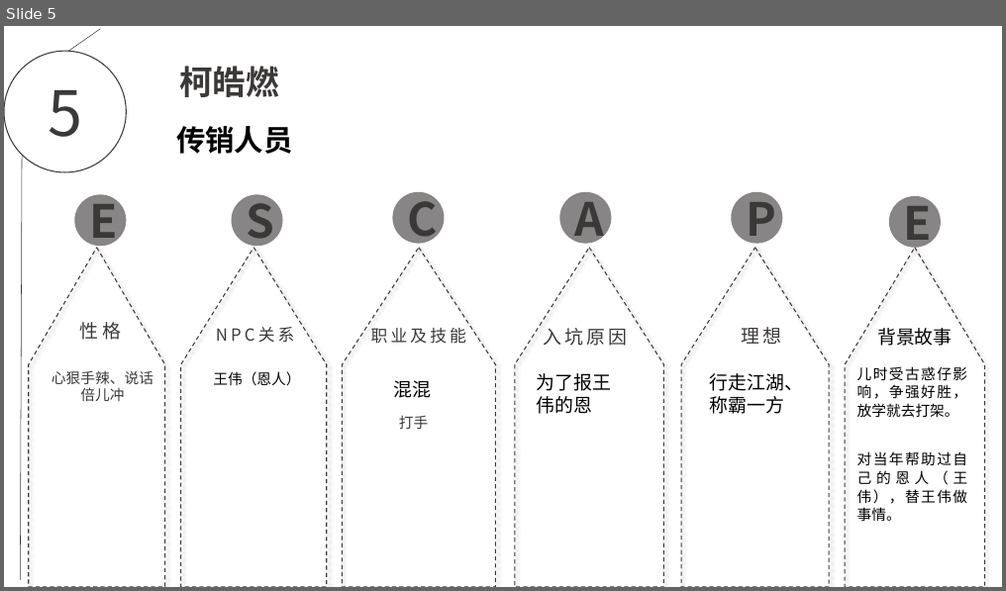
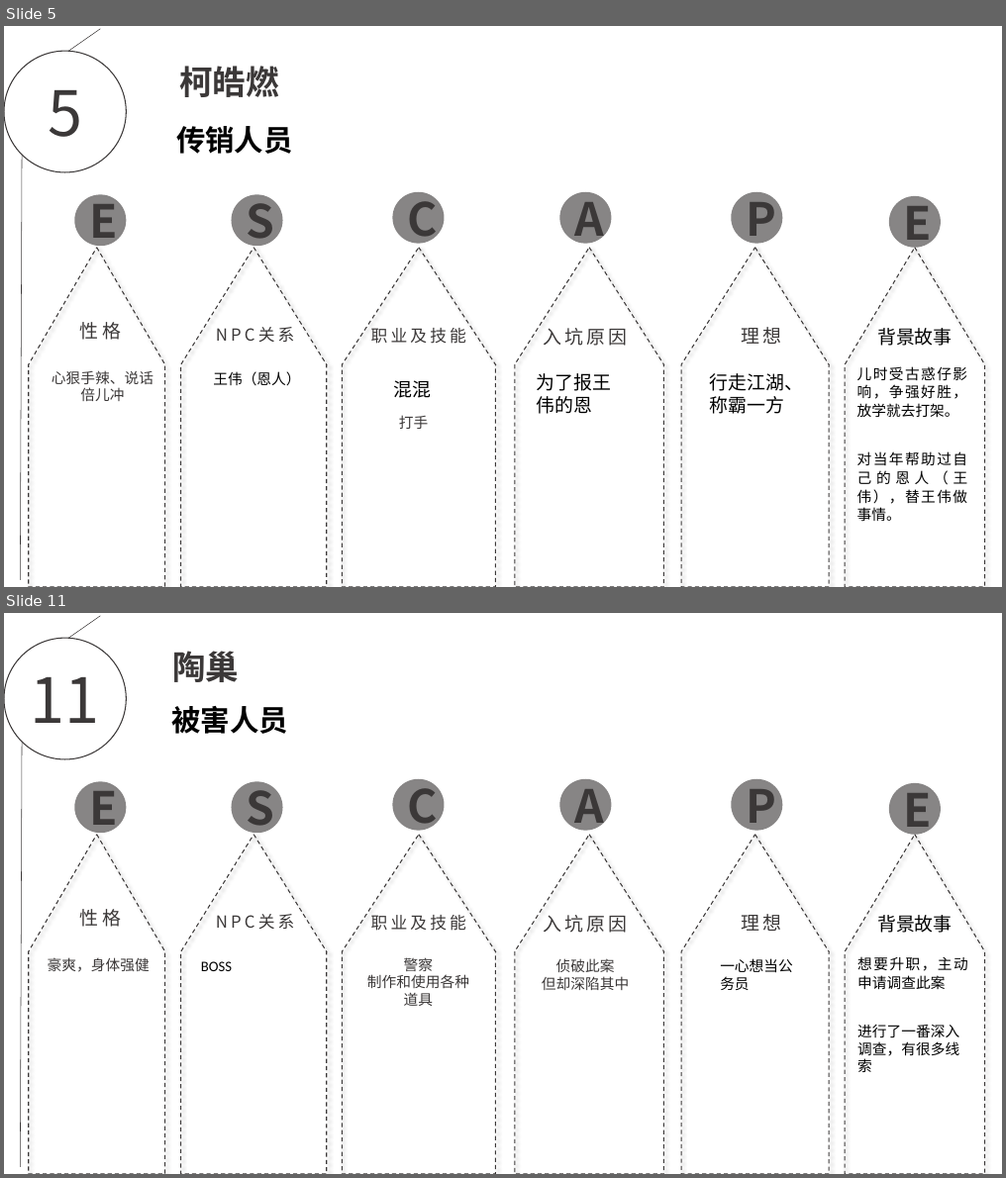
Before and after one commit to EscapeChuanxiao/ChuanXiao, a slide deck: escape.pptx. Shown one above the other, each under a label of ours: slide 5 before the commit, slides 5 and 11 after it; the slides between them are not shown. The pictures are 1006x591 and 1006x1178 pixels, drawn with LibreOffice and Linux fonts; fonts in the diff are those of the drawing; background and template pictures are left out. Boxes give left, top, right and bottom in pixels: in the first picture for what was removed or moved away, otherwise in the second. Text is boxed around its words. In the diff, an @@ line names an element or a change of style, - is before the commit and + after.

```diff
--- a/escape.pptx
+++ b/escape.pptx
@@ slide 11 added at [4, 613, 1002, 1174], background picture (left out) @@
@@ ellipse added at [4, 638, 126, 759], outline #3B3838 1 pt, 60 pt, text #3B3838 @@
+11
@@ line added from (101, 616) to (68, 638), #3B3838 0.5 pt @@
@@ text added at [172, 651, 239, 682], 32 pt, text #3B3838, bold @@
+陶巢
@@ text added at [172, 706, 288, 734], 28 pt, text #000000, bold @@
+被害人员
@@ line added from (22, 742) to (21, 1167), #3B3838 0.5 pt @@
@@ ellipse added at [74, 781, 126, 833], fill #3B3838 at 61% opacity, 44 pt, text #3B3838, bold @@
+E
@@ ellipse added at [232, 781, 283, 833], fill #3B3838 at 61% opacity, 44 pt, text #3B3838, bold @@
+S
@@ ellipse added at [392, 779, 445, 831], fill #3B3838 at 61% opacity, 44 pt, text #3B3838, bold @@
+C
@@ ellipse added at [560, 779, 612, 831], fill #3B3838 at 61% opacity, 44 pt, text #3B3838, bold @@
+A
@@ ellipse added at [731, 779, 782, 831], fill #3B3838 at 61% opacity, 44 pt, text #3B3838, bold @@
+P
@@ ellipse added at [889, 783, 941, 835], fill #3B3838 at 61% opacity, 44 pt, text #3B3838, bold @@
+E
@@ freeform shape added at [29, 835, 165, 1174], outline #3B3838 1 pt dashed @@
@@ freeform shape added at [180, 835, 327, 1174], outline #3B3838 1 pt dashed @@
@@ freeform shape added at [343, 835, 496, 1174], outline #3B3838 1 pt dashed @@
@@ freeform shape added at [515, 835, 663, 1174], outline #3B3838 1 pt dashed @@
@@ freeform shape added at [681, 835, 829, 1174], outline #3B3838 1 pt dashed @@
@@ freeform shape added at [845, 835, 985, 1174], outline #3B3838 1 pt dashed @@
@@ text added at [80, 909, 121, 927], 18 pt, text #3B3838 @@
+性格
@@ text added at [216, 914, 295, 929], 16 pt, text #3B3838 @@
+NPC关系
@@ text added at [371, 915, 466, 931], 16 pt, text #3B3838 @@
+职业及技能
@@ text added at [544, 915, 628, 933], 18 pt, text #3B3838 @@
+入坑原因
@@ text added at [742, 914, 782, 931], 18 pt, text #3B3838 @@
+理想
@@ text added at [877, 915, 952, 933], 18 pt, text #000000 @@
+背景故事
@@ text added at [48, 958, 150, 972], 14 pt, text #3B3838 @@
+豪爽，身体强健
@@ text added at [201, 961, 232, 971], 14 pt, text #000000 @@
+BOSS
@@ text added at [367, 959, 469, 1006], 14 pt, text #3B3838 @@
+警察
+制作和使用各种道具
@@ text added at [542, 959, 629, 990], 14 pt, text #3B3838 @@
+侦破此案
+但却深陷其中
@@ text added at [720, 959, 793, 990], 14 pt, text #000000 @@
+一心想当公务员
@@ text added at [857, 957, 968, 989], 14 pt, text #000000 @@
+想要升职，主动申请调查此案
@@ text added at [857, 1025, 959, 1072], 14 pt, text #000000 @@
+进行了一番深入调查，有很多线索
```
Also in this commit, not shown: 6 slides changed, 1 other slide added.
